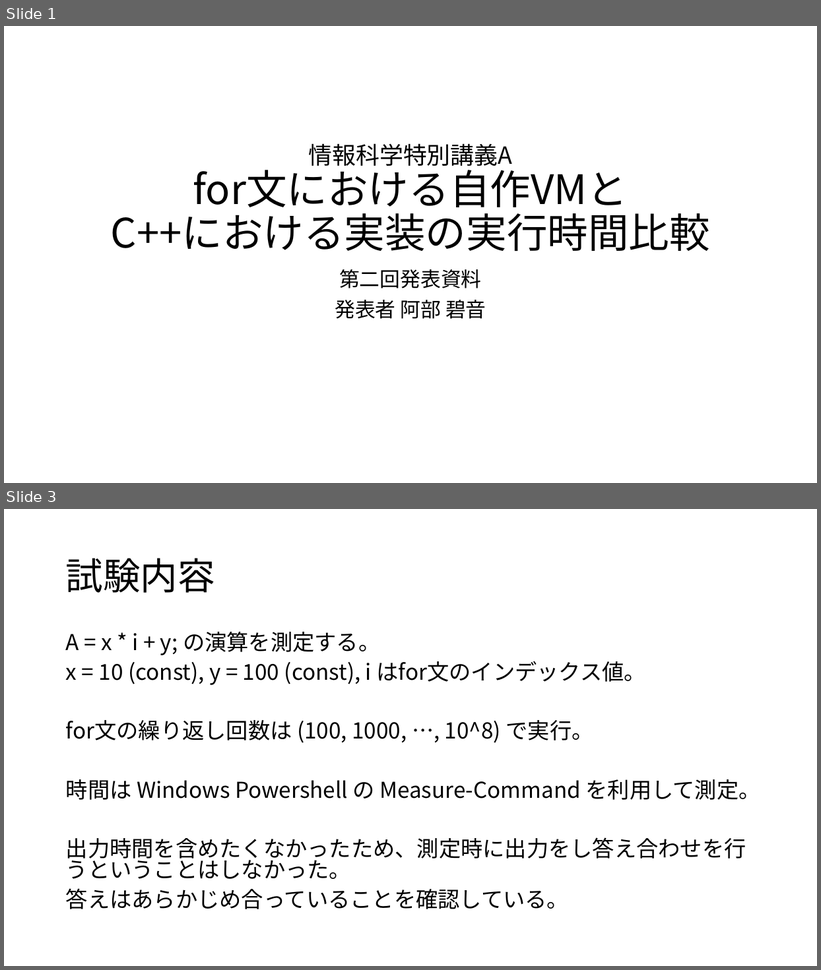
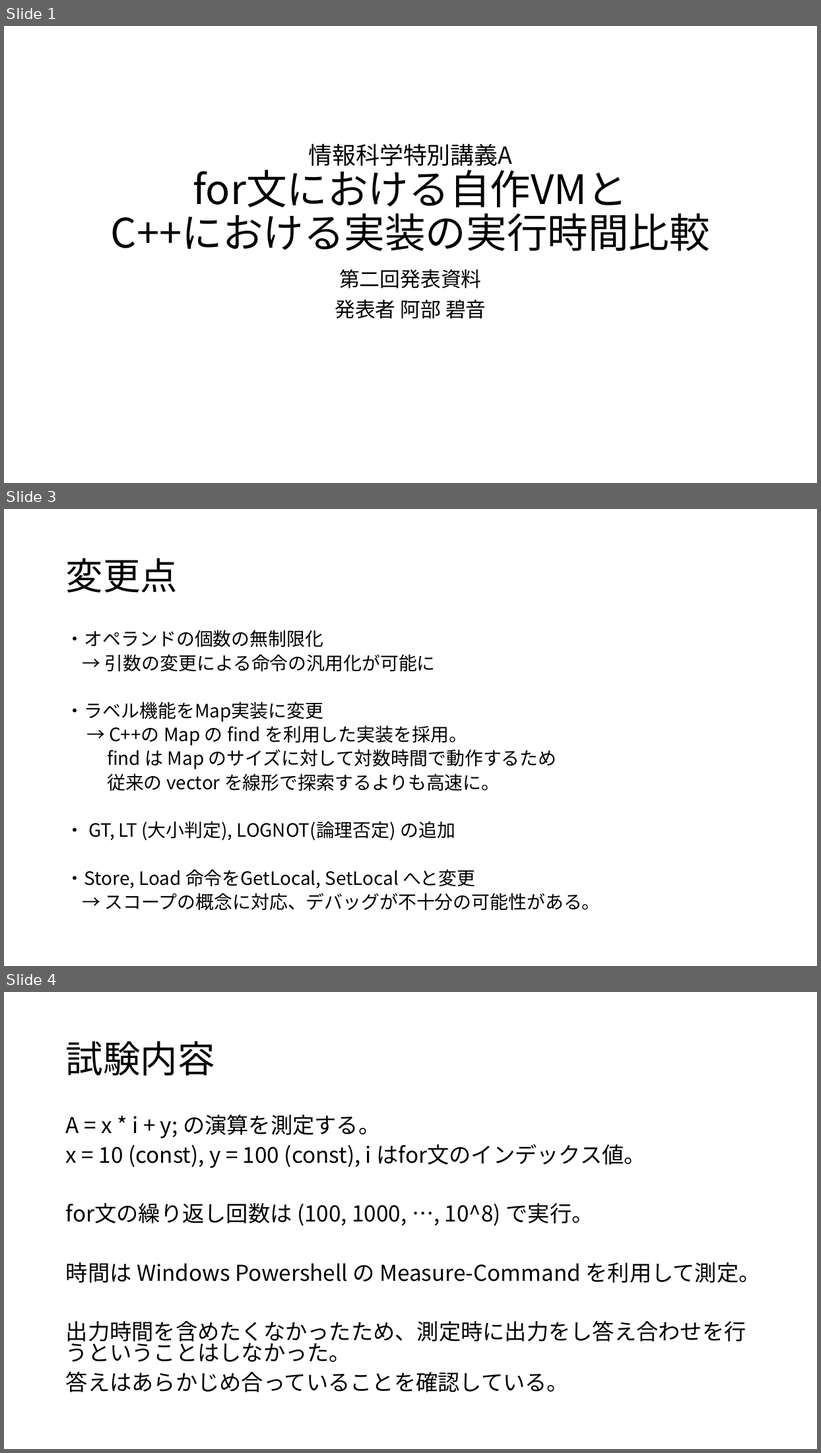
Before and after one commit to AbeAoto/stackMachine, a slide deck: docs/Presentation2/Presentation2.pptx. Shown one above the other, each under a label of ours: slides 1 and 3 before the commit, slides 1, 3 and 4 after it; the slides between them are not shown. The pictures are 821x970 and 821x1453 pixels, drawn with LibreOffice and Linux fonts; fonts in the diff are those of the drawing. Boxes give left, top, right and bottom in pixels: in the first picture for what was removed or moved away, otherwise in the second. Text is boxed around its words. In the diff, an @@ line names an element or a change of style, - is before the commit and + after.

```diff
--- a/docs/Presentation2/Presentation2.pptx
+++ b/docs/Presentation2/Presentation2.pptx
@@ slide 3 added at <box>4,509,817,966</box>, background #FFFFFF @@
@@ title added at <box>66,558,178,593</box>, 44 pt, text #000000 @@
+変更点
@@ text added at <box>66,630,601,911</box>, 21.7 pt, text #000000 @@
+・オペランドの個数の無制限化
+→ 引数の変更による命令の汎用化が可能に
+・ラベル機能をMap実装に変更
+→ C++の Map の find を利用した実装を採用。
+find は Map のサイズに対して対数時間で動作するため
+従来の vector を線形で探索するよりも高速に。
+・ GT, LT (大小判定), LOGNOT(論理否定) の追加
+・Store, Load 命令をGetLocal, SetLocal へと変更
+→ スコープの概念に対応、デバッグが不十分の可能性がある。
@@ what was slide 3 is now slide 4 @@
```
Also in this commit, not shown: 3 slides changed, 1 other slide added, 2 other files.
